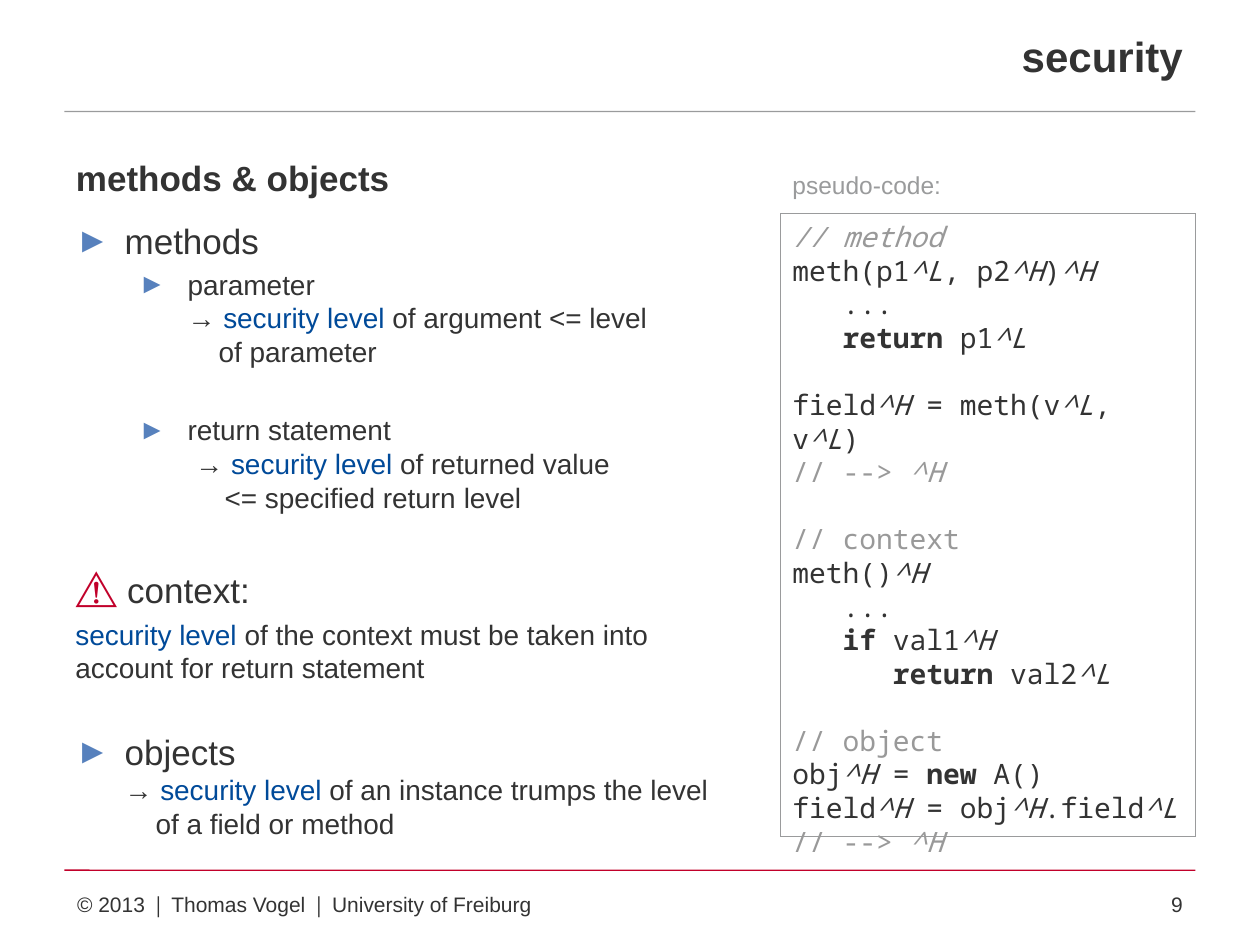
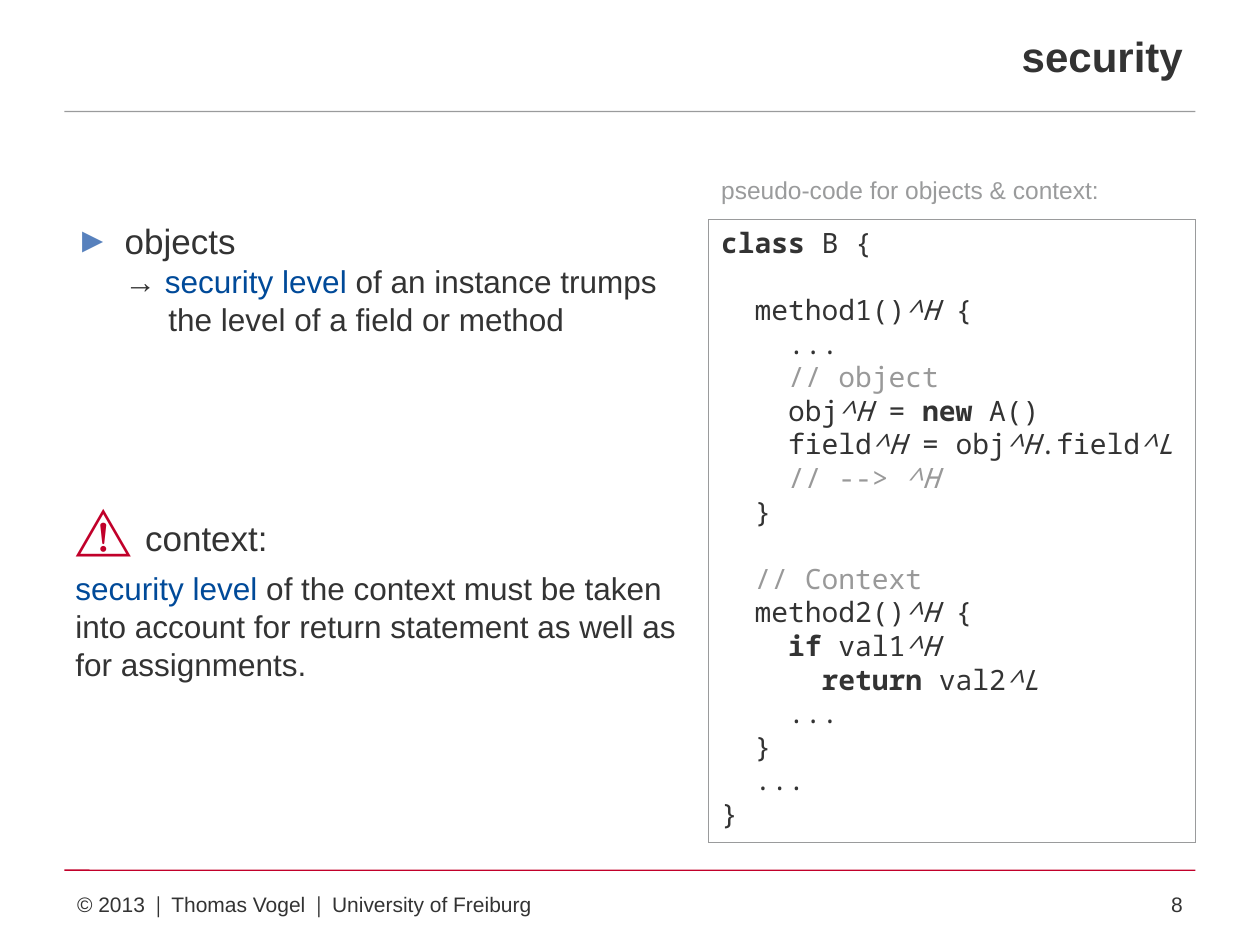
Before and after one commit to proglang/jgs, a slide deck: slide 8 of presentation/presentation.pptx (slide 9 before the commit). Drawn at 1260x945 pixels with LibreOffice and Linux fonts; fonts in the diff are those of the drawing. Boxes give left, top, right and bottom in pixels: in the first picture for what was removed or moved away, otherwise in the second. Text is boxed around its words. In the diff, an @@ line names an element or a change of style, - is before the commit and + after.

Commit message:
presentation

```diff
--- a/presentation/presentation.pptx
+++ b/presentation/presentation.pptx
@@ title removed at (x1=76, y1=165, x2=390, y2=198) @@
-methods & objects
@@ text at (x1=721, y1=181, x2=1099, y2=204): text changed @@
-pseudo-code:
+pseudo-code for objects & context:
@@ text at (x1=125, y1=228, x2=656, y2=332): text changed; size 16 to 18 pt @@
-► methods
-  ► parameter
-    → security level of argument <= level
-    of parameter
-  ► return statement
-    → security level of returned value
-    <= specified return level
+► objects
+  → security level of an instance trumps
+  the level of a field or method
@@ rectangle "class B {" resized from (x1=780, y1=213, x2=1196, y2=837) to (x1=708, y1=219, x2=1194, y2=843) @@
@@ rectangle "class B {" at (x1=708, y1=219, x2=1194, y2=843): fill none to #FFFFFF @@
@@ text in rectangle at (x1=721, y1=231, x2=938, y2=325): text changed; italic off @@
-// method
-meth(p1^L, p2^H)^H
+class B {
+method1()^H {
@@ text in rectangle at (x1=792, y1=328, x2=1110, y2=685): paragraphs removed @@
-return p1^L
-field^H = meth(v^L, v^L)
-// --> ^H
-// context
-meth()^H
-...
-if val1^H
-return val2^L
@@ text at (x1=145, y1=528, x2=268, y2=552): size 24 to 32 pt in "⚠" @@
@@ text in rectangle at (x1=755, y1=569, x2=1039, y2=691): paragraphs added @@
+}
+// Context
+method2()^H {
+if val1^H
+return val2^L
+...
+}
+...
+}
@@ text at (x1=75, y1=577, x2=675, y2=682): text changed; size 16 to 18 pt @@
-security level of the context must be taken into account for return statement
-► objects
-  → security level of an instance trumps the level
-  of a field or method
+security level of the context must be taken into account for return statement as well as for assignments.
@@ page number at (x1=1171, y1=897, x2=1183, y2=912): text changed @@
-9
+8
```
Also in this commit, not shown: 12 other slides changed, 2 other files.
